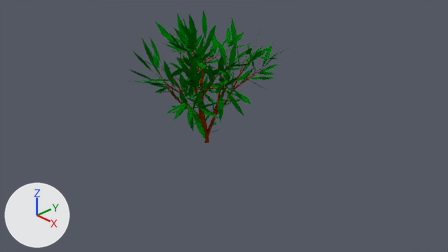
The Blender file Assets/World Objects/Blends/Animated Bush/Bush Animated.blend, before and after one commit.
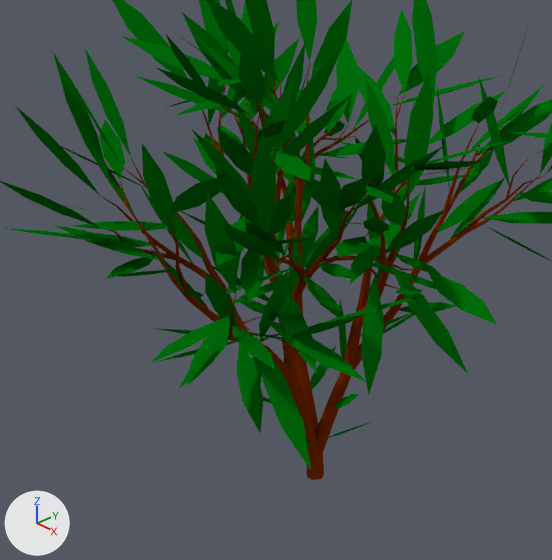
Old and new are each drawn from the file's camera 'Camera' and again close up on the part from 29% to 59% of the width and 10% to 65% of the height. The axes (+X, +Y, +Z) are drawn at lower left. The lights are the same throughout.

The scene before the commit, as lines of its bpy script (objects in view):
```python
ob_leaves = bpy.data.objects.new('leaves', me_leaves)
ob_leaves.parent = ob_tree
ob_leaves.location = (0.0, 0.0, 0.0)
ob_tree = bpy.data.objects.new('tree', cu_tree)
ob_tree.location = (0.0, 0.0, 0.0)
```
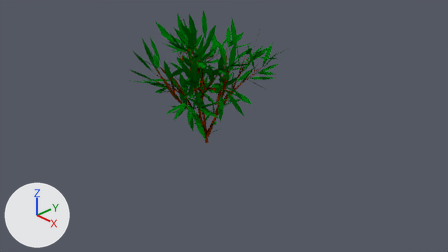
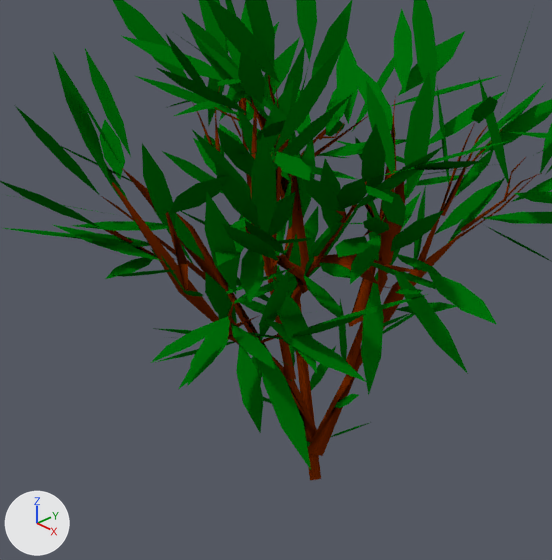
Pixel boxes (x1, y1, x2, y2) of what changed, in the close-ups (552 x 560 px):
'tree', reshaped: before (101, 63, 545, 480); after (101, 74, 542, 480)

Diff of the bpy script that builds the scene:
```diff
--- a/Assets/World Objects/Blends/Animated Bush/Bush Animated.blend.py
+++ b/Assets/World Objects/Blends/Animated Bush/Bush Animated.blend.py
@@ me_mesh @@
+me_mesh.from_pydata(...)  # 475 vertices, 577 faces, 42 loose edges; spans x -1.06..1.08, y -1.23..1.1, z 0.0..2.29
+me_mesh.polygons.foreach_set('use_smooth', [True] * 577)
+me_mesh.materials.append(mat_pinetree_trunk)  # brown #772a00
@@ ob_tree @@
-ob_tree = bpy.data.objects.new('tree', cu_tree)
+ob_tree = bpy.data.objects.new('tree', me_mesh)
 ob_tree.location = (0.0, 0.0, 0.0)
```
